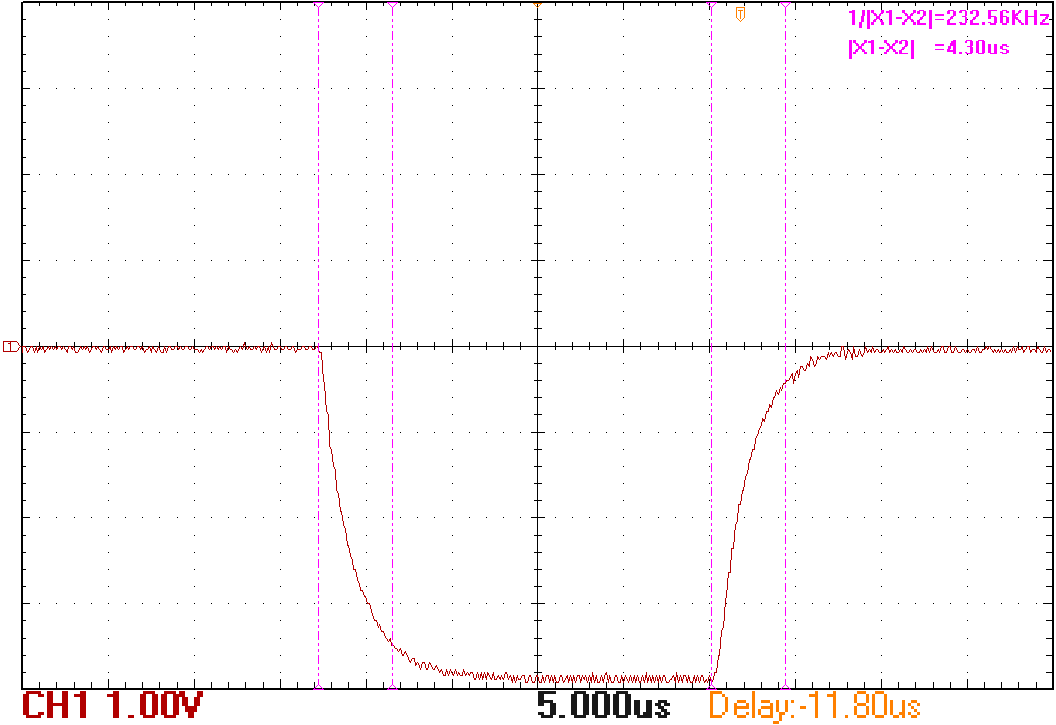
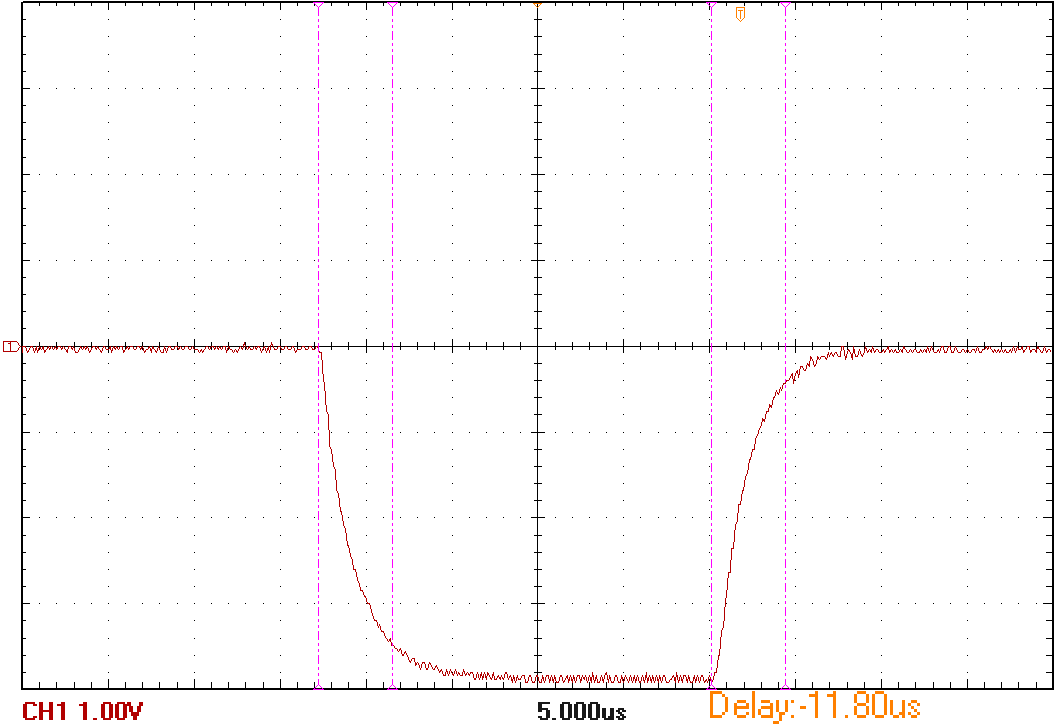
Revision of a layered 1056×725 image; what changed, layer by layer:
added layer "CH1 #1" above "CH1" over [left=23, top=702, right=143, bottom=720]
painted on "CH1" over [left=23, top=691, right=203, bottom=718]
added layer "Time #1" above "Time" over [left=538, top=702, right=626, bottom=720]
painted on "Time" over [left=538, top=691, right=670, bottom=718]
hid "Cursor text" over [left=849, top=10, right=1049, bottom=59]
